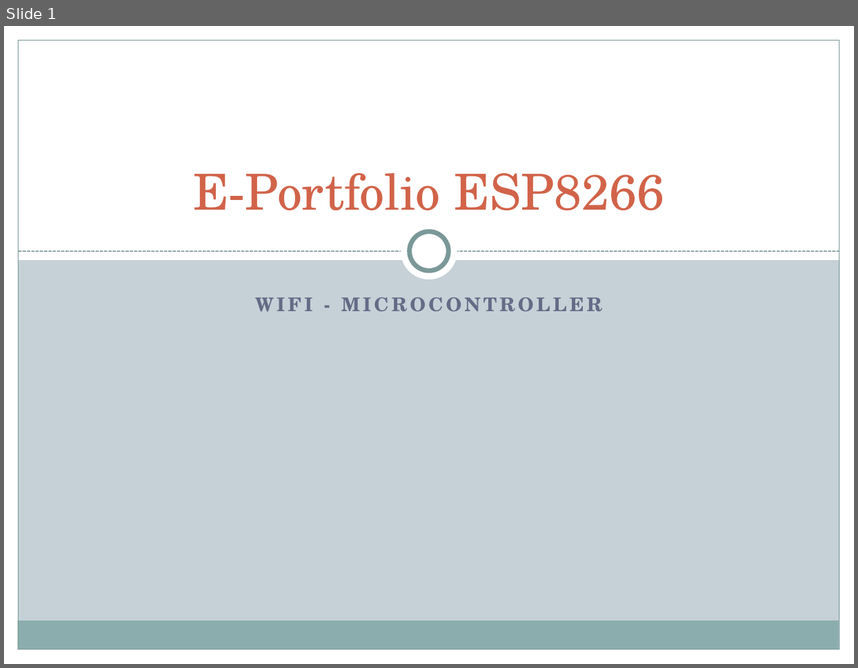
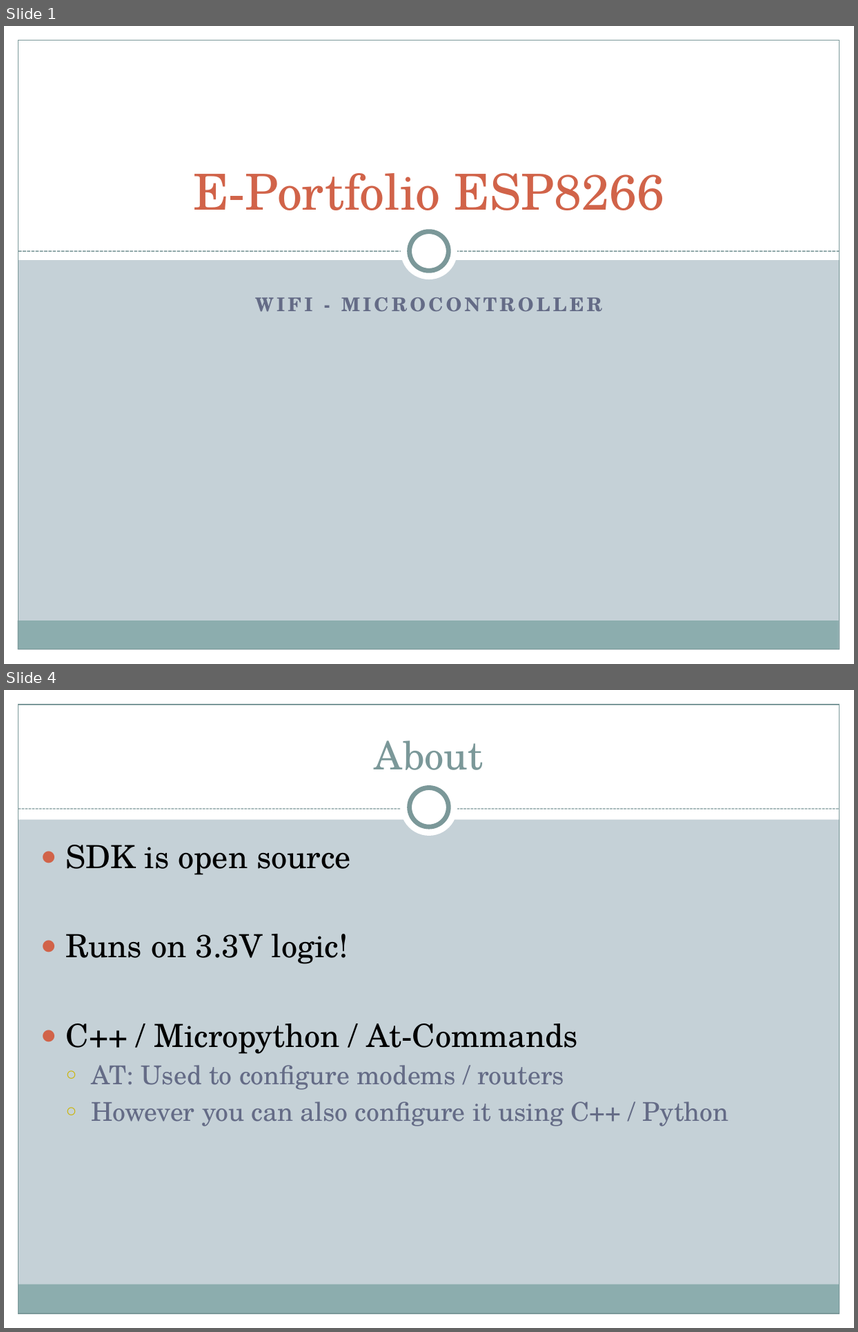
Before and after one commit to AlexKimmig/E-Portfolio-ESP8266, a slide deck: Presentation/Presentation E-Portfolio ES8266.pptx. Shown one above the other, each under a label of ours: slide 1 before the commit, slides 1 and 4 after it; the slides between them are not shown. The pictures are 858x668 and 858x1332 pixels, drawn with LibreOffice and Linux fonts; fonts in the diff are those of the drawing. Boxes give left, top, right and bottom in pixels: in the first picture for what was removed or moved away, otherwise in the second. Text is boxed around its words. In the diff, an @@ line names an element or a change of style, - is before the commit and + after.

```diff
--- a/Presentation/Presentation E-Portfolio ES8266.pptx
+++ b/Presentation/Presentation E-Portfolio ES8266.pptx
@@ slide 4 added at bbox=[4, 690, 854, 1328], background #C5D1D7; not listed: 5 template elements that a slide beside it also shows @@
@@ rectangle added at bbox=[4, 690, 854, 819], fill #FFFFFF @@
@@ title added at bbox=[375, 740, 483, 770], 33 pt, text #7C999A @@
+About
@@ ellipse added at bbox=[401, 779, 458, 836], fill #FFFFFF @@
@@ ellipse added at bbox=[410, 788, 448, 827], fill #FFFFFF, outline #7C999A 4 pt @@
@@ line added from (18, 809) to (840, 809), #7C999A 0.75 pt dashed @@
@@ text added at bbox=[66, 845, 728, 1126], 22 pt, text #646B86 @@
+● SDK is open source
+● Runs on 3.3V logic!
+● C++ / Micropython / At-Commands
+  ○ AT: Used to configure modems / routers
+  ○ However you can also configure it using C++ / Python
```
Also in this commit, not shown: 3 slides changed, 8 other slides added, 3 other files.
